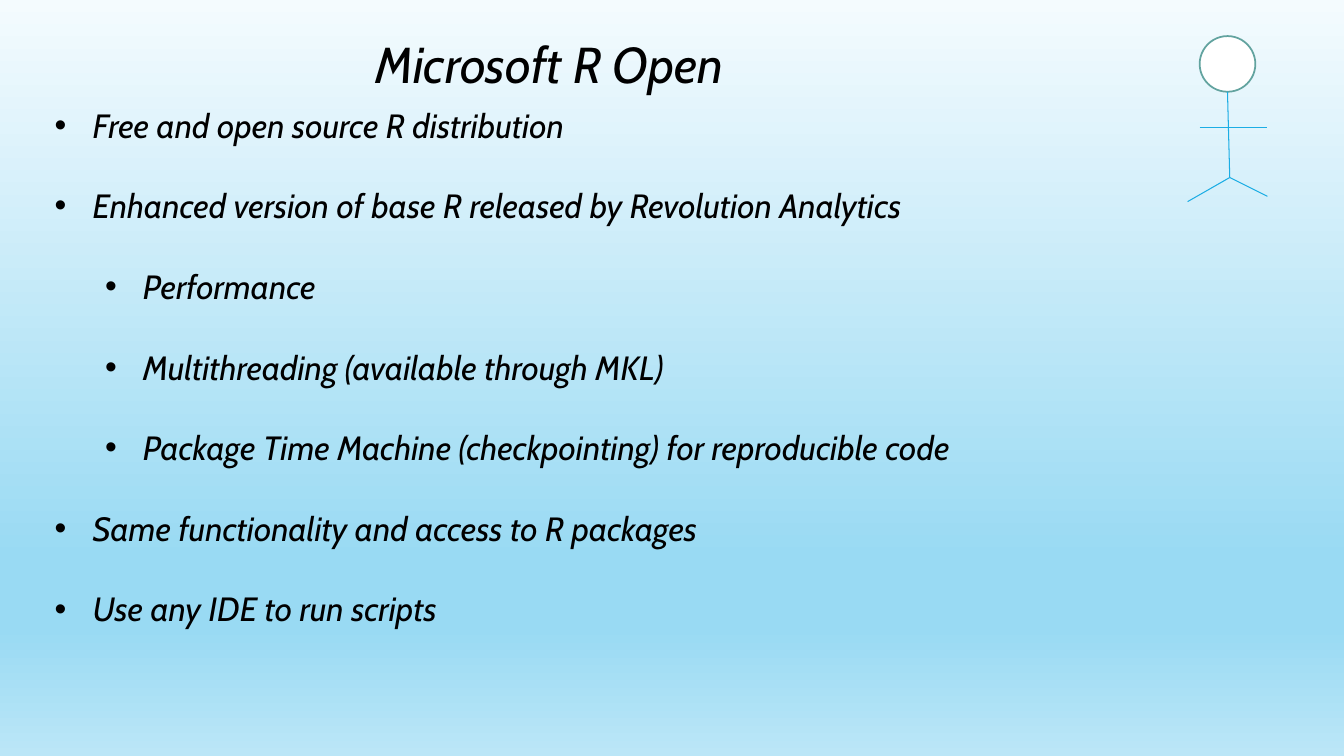
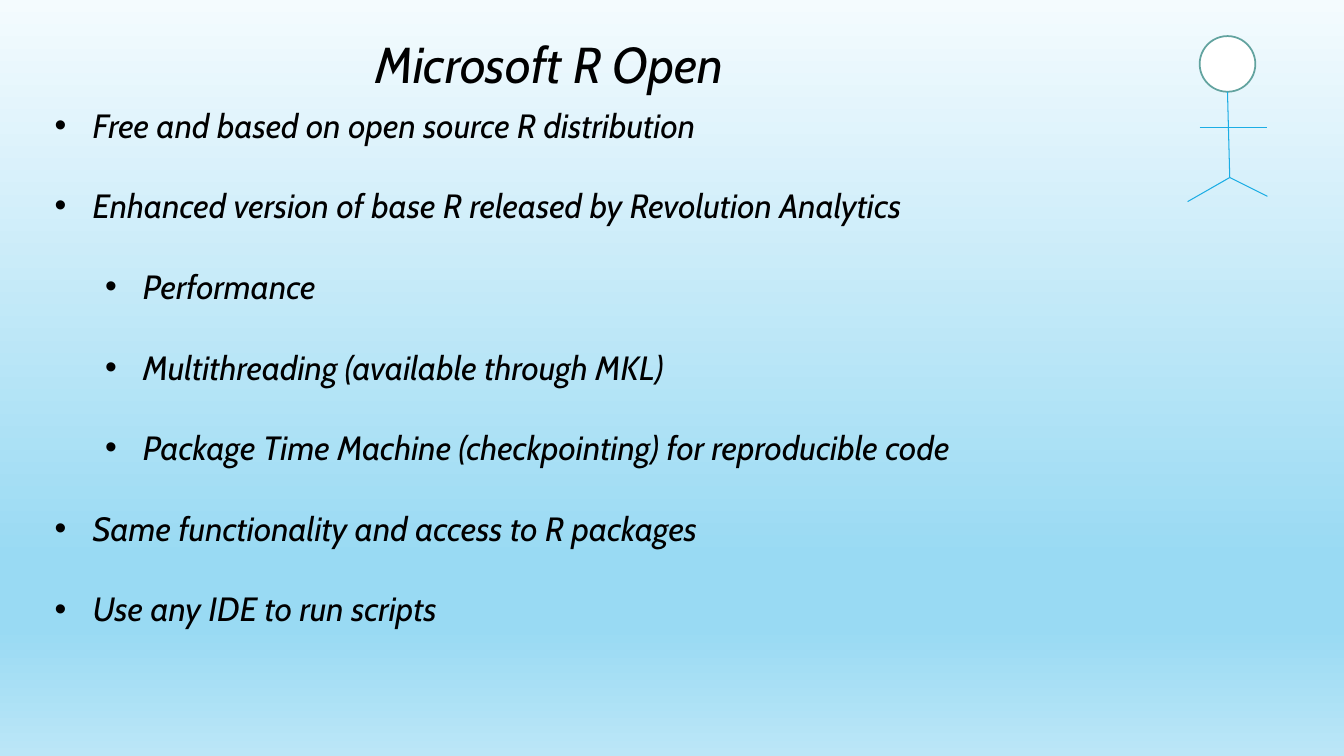
Before and after one commit to jayape/WestWI, a slide deck: slide 20 of R Session.pptx (slide 18 before the commit). Drawn at 1344x756 pixels with LibreOffice and Linux fonts; fonts in the diff are those of the drawing. Boxes give left, top, right and bottom in pixels: in the first picture for what was removed or moved away, otherwise in the second. Text is boxed around its words. In the diff, an @@ line names an element or a change of style, - is before the commit and + after.

```diff
--- a/R Session.pptx
+++ b/R Session.pptx
@@ text at [93, 112, 695, 146]: text changed @@
-• Free and open source R distribution
+• Free and based on open source R distribution
```
Also in this commit, not shown: 3 other slides changed, 3 slides added, 1 slide removed, 1 other file.
